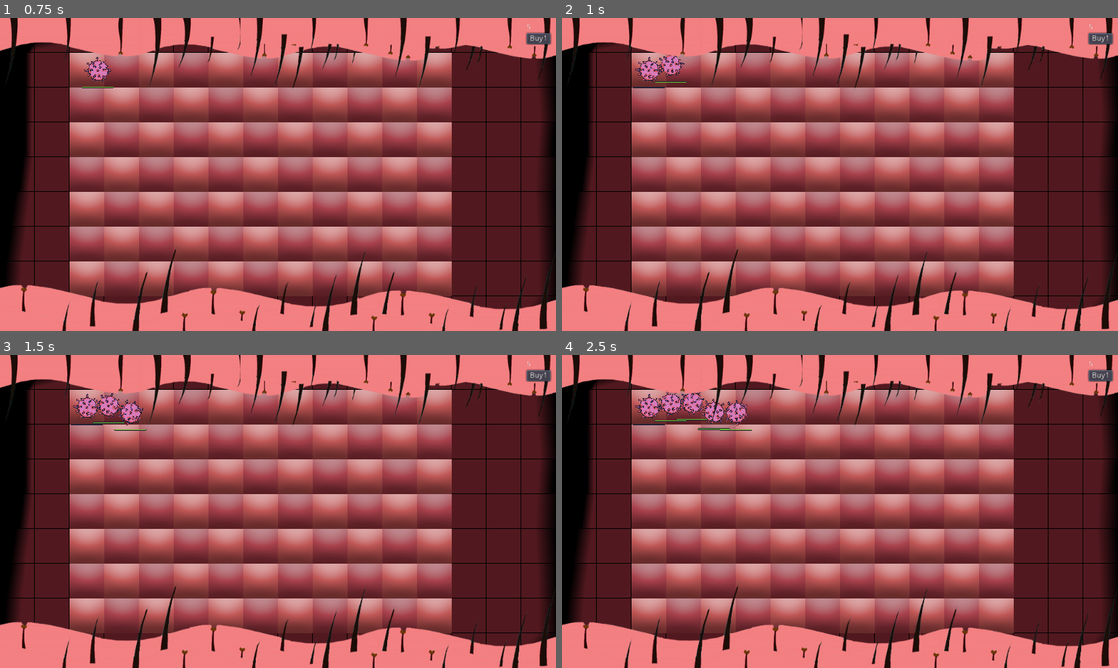
Above: before the commit, frames 1-4 (two rows, left to right).
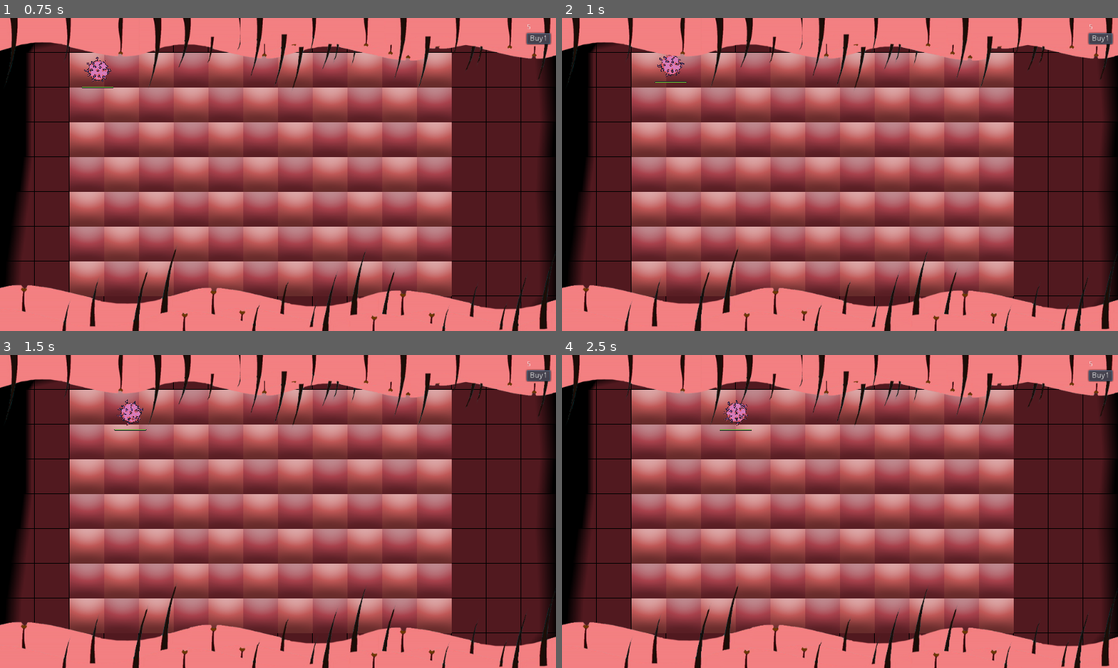
Above: after the commit, the same moments.

Repository: TeamKebab/GodotWildJam23
Game: Godot game, scene res://src/Main.tscn
Same seed, same stepped clock (60 frames per second), same inputs: the game is played once before the commit and once after it.
Inputs:
- Up to frame 1 (0.75 s): click "Buy1" at 0.5 s
- Up to frame 2 (1 s): no input
- Up to frame 3 (1.5 s): click "Buy1" at 1.25 s
- Up to frame 4 (2.5 s): click "Buy1" at 2 s

Frame 1 is identical in both runs. In frame 2, 0.2% of the frame differs, in the area x 12-19%, y 12-23%; in frame 3, 0.5%; in frame 4, 0.9%, in the area x 12-31%, y 11-24%.

Commit message:
game over

Diff:
--- /dev/null
+++ b/src/AntiBodies.gd
@@ -0,0 +1,10 @@
+extends Node2D
+
+
+func _ready():
+	Player.connect("game_over", self, "_on_game_over")
+
+
+func _on_game_over() -> void:
+	for defense in get_children():
+		defense.queue_free()
--- /dev/null
+++ b/src/Defenses.gd
@@ -0,0 +1,10 @@
+extends YSort
+
+
+func _ready():
+	Player.connect("game_over", self, "_on_game_over")
+
+
+func _on_game_over() -> void:
+	for defense in get_children():
+		defense.queue_free()
--- a/src/GUI.gd
+++ b/src/GUI.gd
@@ -7,9 +7,10 @@
 onready var button_container : Container = find_node("ButtonContainer")
 onready var defense_container : Node2D = find_parent("Game").find_node("Defenses")
 onready var grid : Grid = find_parent("Game").find_node("Grid")
-
+onready var game_over_panel : Control = find_node("GameOverPanel")
 
 func _ready() -> void:
+	Player.connect("game_over", self, "_on_game_over")
 	for node in button_container.get_children():
 		if node is BuyButton:
 			node.connect("pressed", self, "_on_BuyButton_pressed", [node])
@@ -47,3 +48,12 @@
 
 	var overlapping_bodies = buying_defense.get_overlapping_bodies()
 	return overlapping_bodies.empty()
+
+
+func _on_game_over() -> void:
+	game_over_panel.show()
+
+
+func _on_RestartButton_pressed():
+	game_over_panel.hide()
+	Player.restart()
--- a/src/Main.tscn
+++ b/src/Main.tscn
@@ -10,6 +10,8 @@
 [ext_resource path="res://src/entities/CannonPlaceholder.tscn" type="PackedScene" id=8]
 [ext_resource path="res://assets/sprites/bg/nose-fondo-down.png" type="Texture" id=9]
 [ext_resource path="res://assets/sprites/bg/nose-fondo-up.png" type="Texture" id=10]
+[ext_resource path="res://src/Defenses.gd" type="Script" id=11]
+[ext_resource path="res://src/AntiBodies.gd" type="Script" id=12]
 
 [node name="Game" type="Node"]
 
@@ -33,8 +35,10 @@
 [node name="Timer" type="Timer" parent="SpotSpawner"]
 
 [node name="AntiBodies" type="Node2D" parent="."]
+script = ExtResource( 12 )
 
 [node name="Defenses" type="YSort" parent="."]
+script = ExtResource( 11 )
 
 [node name="WaveSpawner" type="Node2D" parent="."]
 script = ExtResource( 1 )
@@ -105,6 +109,41 @@
 
 [node name="BuyButton1" parent="GUI/ToolBar/VBoxContainer/ButtonContainer" instance=ExtResource( 7 )]
 placeholder_type = ExtResource( 8 )
+
+[node name="GameOverPanel" type="PanelContainer" parent="GUI"]
+pause_mode = 2
+visible = false
+anchor_left = 0.5
+anchor_top = 0.5
+anchor_right = 0.5
+anchor_bottom = 0.5
+margin_left = -20.0
+margin_top = -20.0
+margin_right = 20.0
+margin_bottom = 20.0
+size_flags_horizontal = 4
+size_flags_vertical = 4
+__meta__ = {
+"_edit_use_anchors_": false
+}
+
+[node name="VBoxContainer" type="VBoxContainer" parent="GUI/GameOverPanel"]
+margin_left = 7.0
+margin_top = 7.0
+margin_right = 80.0
+margin_bottom = 45.0
+
+[node name="Label" type="Label" parent="GUI/GameOverPanel/VBoxContainer"]
+margin_right = 73.0
+margin_bottom = 14.0
+text = "Game Over"
+
+[node name="RestartButton" type="Button" parent="GUI/GameOverPanel/VBoxContainer"]
+margin_top = 18.0
+margin_right = 73.0
+margin_bottom = 38.0
+text = "Restart"
 [connection signal="mouse_entered_cell" from="Grid" to="GUI" method="_on_Grid_mouse_entered_cell"]
 [connection signal="mouse_exited_cell" from="Grid" to="GUI" method="_on_Grid_mouse_exited_cell"]
 [connection signal="mouse_input_cell" from="Grid" to="GUI" method="_on_Grid_mouse_input_cell"]
+[connection signal="pressed" from="GUI/GameOverPanel/VBoxContainer/RestartButton" to="GUI" method="_on_RestartButton_pressed"]
--- a/src/Player.gd
+++ b/src/Player.gd
@@ -1,11 +1,15 @@
 extends Node
 
-
+signal game_over
+signal restart
 signal antibodies_changed(new_antibodies)
 
+const ANTIBODIES = 5
+const MULTIPLIER = 1
 
-var antibodies: int = 5 setget set_antibodies
-var multiplier: float = 1
+var antibodies: int = ANTIBODIES setget set_antibodies
+var multiplier: float = MULTIPLIER
+
 var rng = RandomNumberGenerator.new()
 
 
@@ -26,3 +30,16 @@
 	multiplier = multiplier / 1.5
 	if multiplier < 1:
 		multiplier = 1
+
+
+func game_over() -> void:
+	emit_signal("game_over")
+	get_tree().paused = true
+
+
+func restart() -> void:
+	set_antibodies(ANTIBODIES)
+	multiplier = MULTIPLIER
+
+	get_tree().paused = false
+	emit_signal("restart")
--- a/src/SpotSpawner.gd
+++ b/src/SpotSpawner.gd
@@ -15,7 +15,19 @@
 
 func _ready() -> void:
 	timer.connect("timeout", self, "_on_Timer_timeout")
+	Player.connect("game_over", self, "_on_game_over")
+	Player.connect("restart", self, "_on_restart")
 
+	timer.start(rand_range (min_seconds, max_seconds))
+
+func _on_game_over() -> void:
+	timer.stop()
+
+	for spot in container.get_children():
+		spot.queue_free()
+
+
+func _on_restart() -> void:
 	timer.start(rand_range (min_seconds, max_seconds))
 
 
@@ -45,6 +57,7 @@
 	else:
 		spot.queue_free()
 
+
 func _can_place(spot : Area2D) -> bool:
 	var overlapping_bodies = spot.get_overlapping_bodies()
 	return overlapping_bodies.empty()
--- a/src/WaveSpawner.gd
+++ b/src/WaveSpawner.gd
@@ -8,30 +8,28 @@
 	Virus.CUTEVID : preload("res://src/entities/Virus.tscn")
 }
 
-var waves = [
-	[
-		{
-			"wait": 0.5,
-			"times": 5,
-			"virus":[
-				{
-					"type": Virus.CUTEVID,
-					"row": 0
-				}
-			]
-		},
-		{
-			"wait": 5,
-			"times": 20,
-			"virus":[
-				Virus.CUTEVID,
-				Virus.CUTEVID,
-			]
-		}
-	]
+const WAVES = [
+	{
+		"wait": 0.5,
+		"times": 1,
+		"virus":[
+			{
+				"type": Virus.CUTEVID,
+				"row": 0
+			}
+		]
+	},
+	{
+		"wait": 5,
+		"times": 2,
+		"virus":[
+			Virus.CUTEVID,
+			Virus.CUTEVID,
+		]
+	}
 ]
 
-var current_wave = null
+var waves_left = []
 
 onready var grid : Grid = find_parent("Game").find_node("Grid")
 onready var container: YSort = $Virus
@@ -39,27 +37,43 @@
 
 
 func _ready() -> void:
+	Player.connect("game_over", self, "_on_game_over")
+	Player.connect("restart", self, "_on_restart")
+
 	timer.connect("timeout", self, "_on_Timer_timeout")
 
-	current_wave = waves.pop_front()
-	if not current_wave.empty():
-		timer.start(current_wave[0].wait)
+	restart()
+
+func _on_game_over() -> void:
+	timer.stop()
+
+	for virus in container.get_children():
+		virus.queue_free()
+
+
+func _on_restart() -> void:
+	restart()
+
+
+func restart() -> void:
+	waves_left = WAVES.duplicate(true)
+	timer.start(waves_left[0].wait)
 
 
 func _on_Timer_timeout():
-	var wave = current_wave[0]
+	var wave = waves_left[0]
 
 	if "times" in wave and wave.times > 1:
 		wave.times -= 1
 	else:
-		current_wave.remove(0)
+		waves_left.remove(0)
 
 	_spawn_wavelet(wave)
 
-	if current_wave.empty():
-		print("wave finished")
+	if waves_left.empty():
+		Player.game_over()
 	else:
-		timer.start(current_wave[0].wait)
+		timer.start(waves_left[0].wait)
 
 
 func _spawn_wavelet(wave):
@@ -89,6 +103,8 @@
 	var virus = VIRUS[type].instance()
 
 	virus.global_position = grid.grid_to_world(Vector2(0, row))
+	virus.win_x = grid.grid_to_world(grid.size).x
+
 	container.add_child(virus)
 
 
--- a/src/entities/Virus.gd
+++ b/src/entities/Virus.gd
@@ -1,6 +1,7 @@
 extends KinematicBody2D
 
 signal destroyed
+
 
 const AntiBodies = preload("res://src/entities/AntiBodies.tscn")
 
@@ -24,7 +25,7 @@
 var freq: float = freq_min
 var base_y: float = 0
 var rotation_speed = rotation_speed_min
-
+var win_x: float = 0
 
 onready var antibodies_container : Node2D = find_parent("Game").find_node("AntiBodies")
 onready var hitbox : Area2D = $HitBox
@@ -69,6 +70,10 @@
 		time += delta
 
 		position.y = base_y + max_vertical_movement * cos(time * freq)
+
+	if global_position.x > win_x:
+		Player.game_over()
+		queue_free()
 
 
 func _on_hitbox_area_entered(hurtbox: Area2D) -> void:
Not shown: 1 places in src/Main.tscn that only renumber resources
